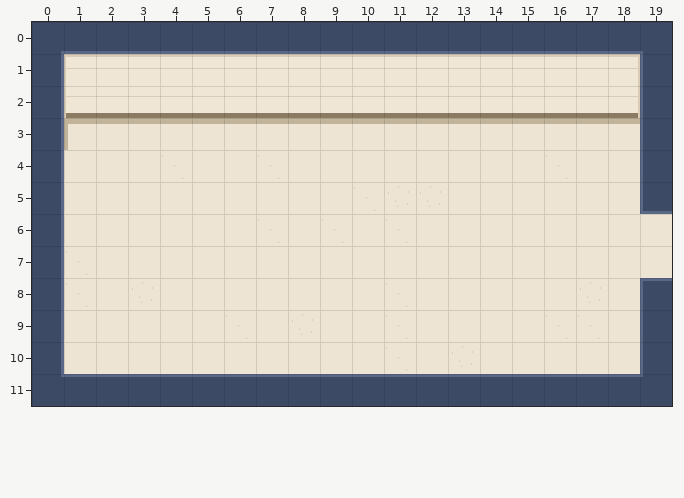
Tiled map (JSON) -- public/assets/maps/prologue/lobby.tmj. The picture above is the old version.
Cells are 32x32 px. Shown: x 0..19, y 0..11.
The same view after the edit:
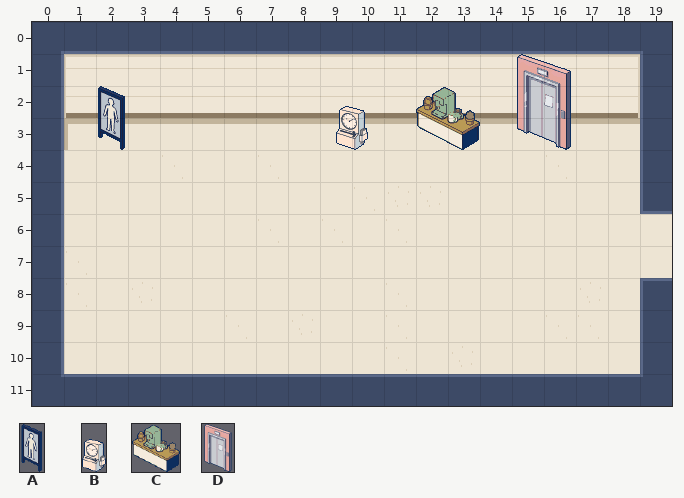
Key: from "props": A 0 "prop-floor-guide", B 1 "prop-punch-clock", C 2 "prop-tea-station", D 3 "prop-elevator".
Objects are placed by their top-left corner, in cells (3,4 is the top-left corner of cell 3,4); size is 1x1 cell unless given.
Difference:
Layer "props" (added):
A new object: A "floor-guide" at 2,2 size 1x2.
A new object: B "punch-clock" at 9.5,2 size 1x2.
A new object: C "tea-station" at 12,2 size 2x2.
A new object: D "elevator" at 15,1 size 2x3.
Pixel boxes of the changes (left, top, right, bottom) in both pictures:
added: (517, 54, 571, 150)
added: (98, 86, 125, 150)
added: (336, 106, 368, 150)
added: (416, 87, 480, 150)
